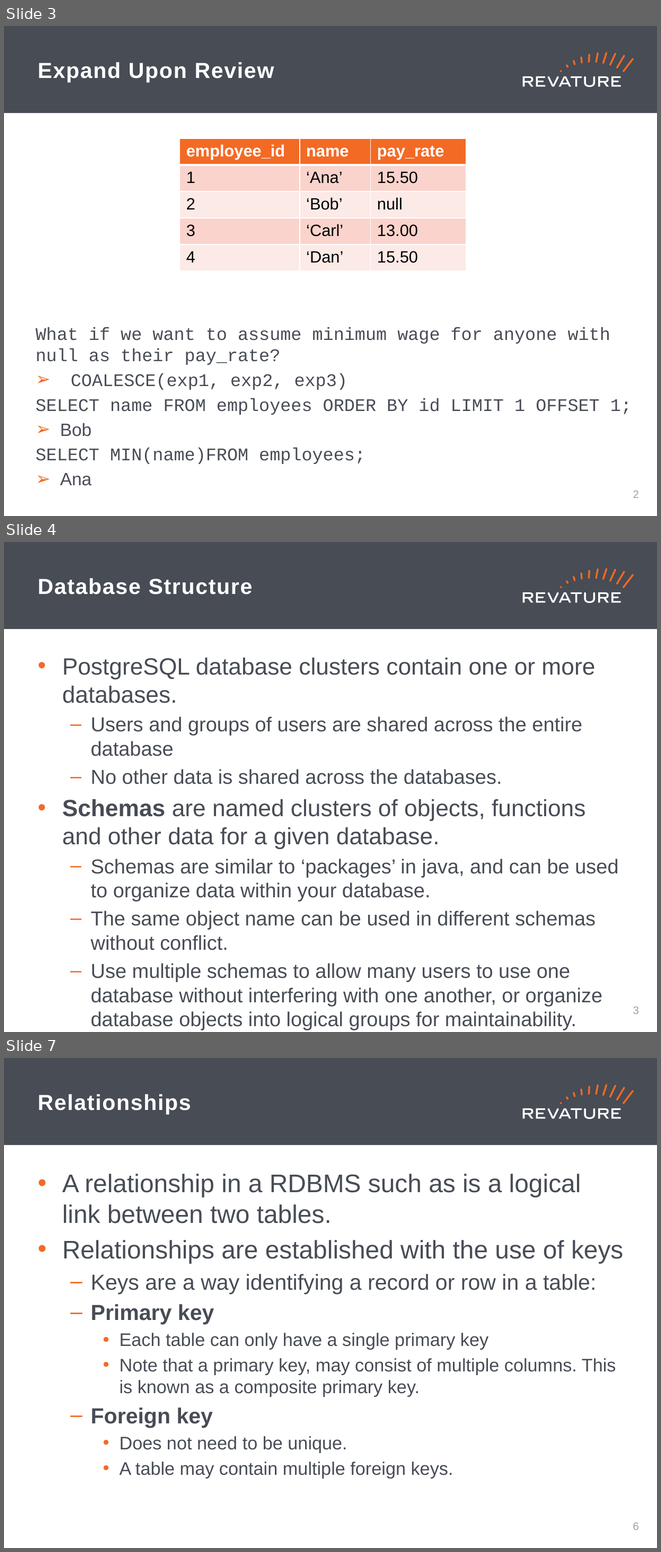
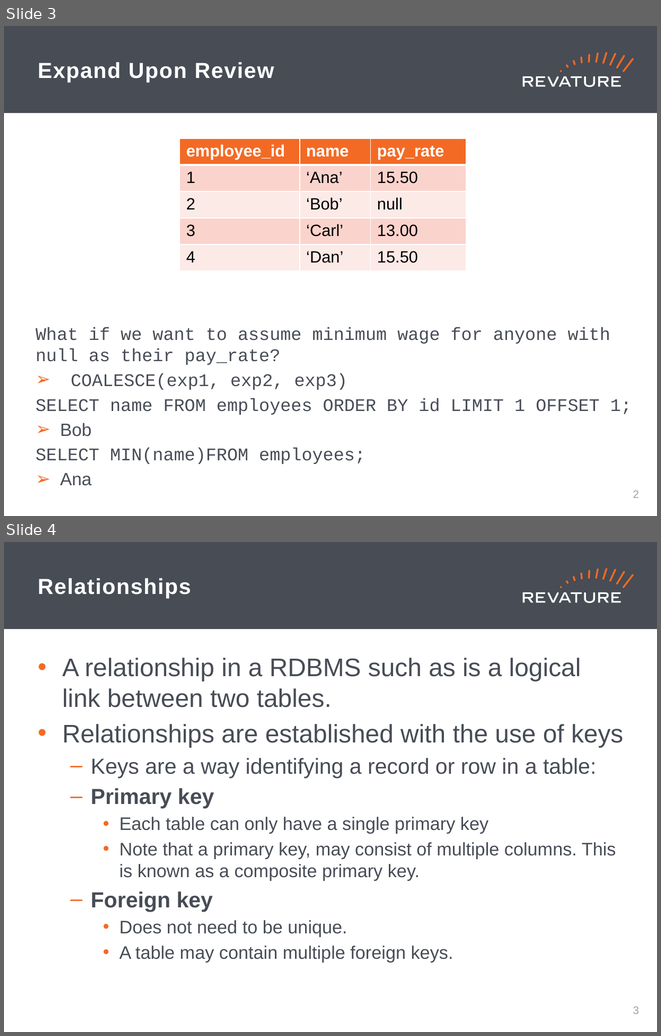
Before and after one commit to jhigherevature/8302021_RAP, a slide deck: powerpoints/Day_21.pptx. Shown one above the other, each under a label of ours: slides 3, 4 and 7 before the commit, slides 3 and 4 after it; the slides between them are not shown. The pictures are 661x1552 and 661x1036 pixels, drawn with LibreOffice and Linux fonts; fonts in the diff are those of the drawing. Boxes give left, top, right and bottom in pixels: in the first picture for what was removed or moved away, otherwise in the second. Text is boxed around its words. In the diff, an @@ line names an element or a change of style, - is before the commit and + after.

```diff
--- a/powerpoints/Day_21.pptx
+++ b/powerpoints/Day_21.pptx
@@ slide 4 removed at (4, 542, 657, 1032), background #FFFFFF; not listed: 19 template elements that a slide beside it also shows @@
@@ title removed at (38, 578, 253, 594) @@
-Database Structure
@@ text removed at (62, 658, 618, 1006) @@
-• PostgreSQL database clusters contain one or more databases.
-  – Users and groups of users are shared across the entire database
-  – No other data is shared across the databases.
-• Schemas are named clusters of objects, functions and other data for a given database.
-  – Schemas are similar to ‘packages’ in java, and can be used to organize data within your database.
-  – The same object name can be used in different schemas without conflict.
-  – Use multiple schemas to allow many users to use one database without interfering with one another, or organize database objects into logical groups for maintainability.
@@ page number removed at (633, 1006, 639, 1014) @@
-3
@@ what was slide 7 is now slide 4 @@
@@ page number at (633, 1006, 639, 1014): text changed @@
-6
+3
```
Also in this commit, not shown: 4 other slides removed, 3 other files.
